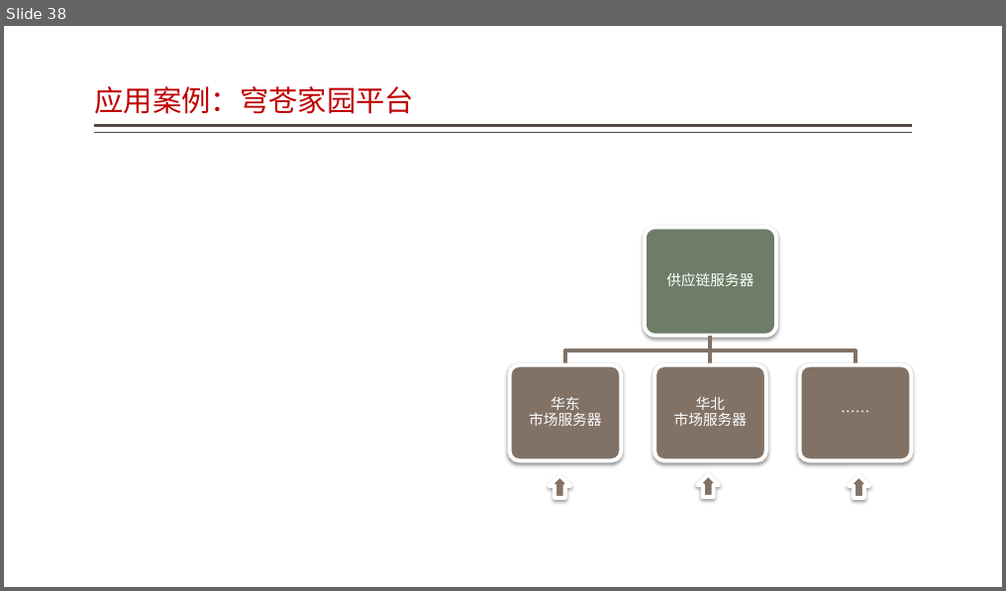
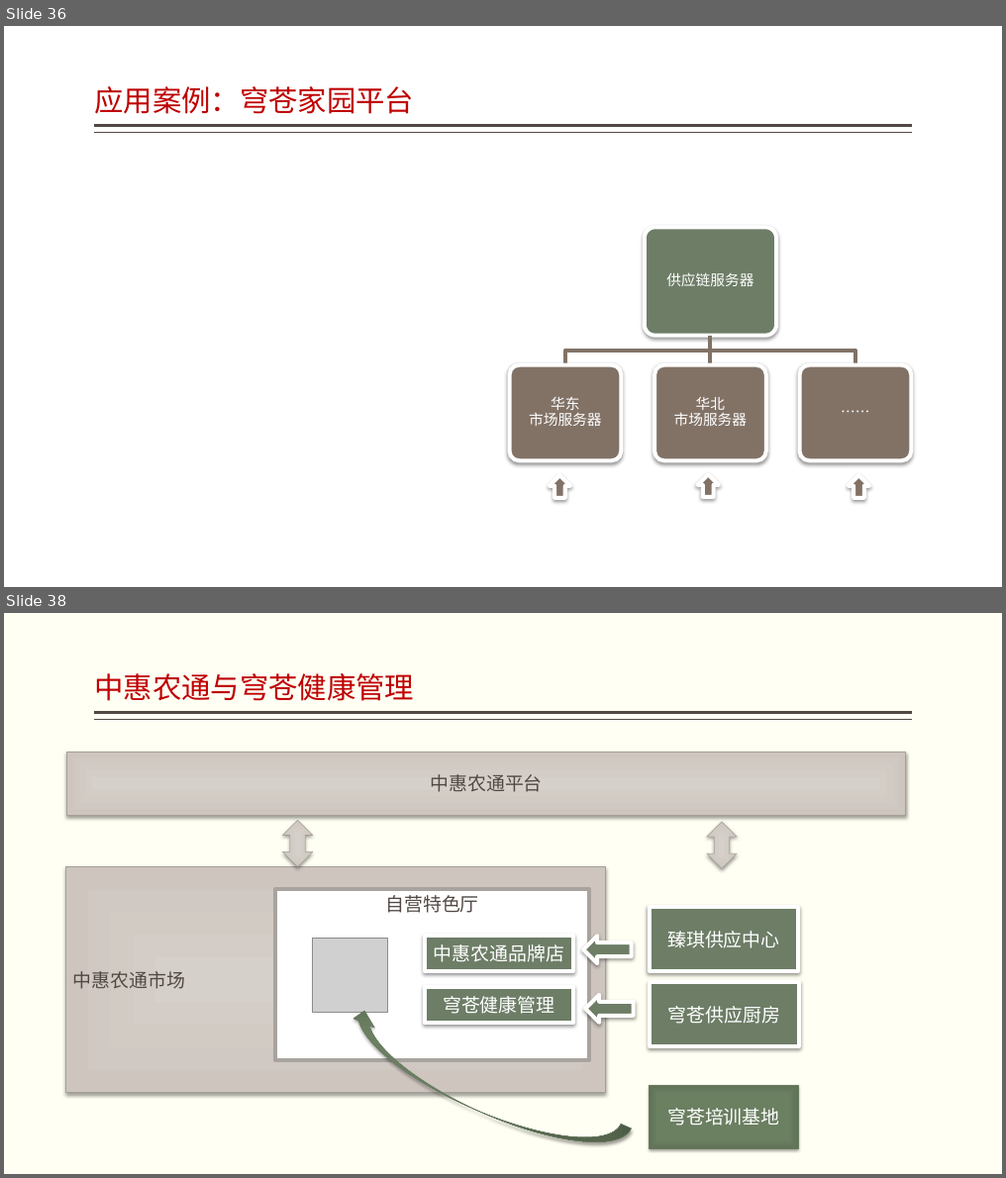
Before and after one commit to jzgi/chainsmart, a slide deck: Docs/品链应用参考设计.pptx. Shown one above the other, each under a label of ours: slide 38 before the commit, slides 36 and 38 after it; the slides between them are not shown. The pictures are 1006x591 and 1006x1178 pixels, drawn with LibreOffice and Linux fonts; fonts in the diff are those of the drawing; grey boxes stand for pictures. Boxes give left, top, right and bottom in pixels: in the first picture for what was removed or moved away, otherwise in the second. Text is boxed around its words. In the diff, an @@ line names an element or a change of style, - is before the commit and + after.

```diff
--- a/Docs/品链应用参考设计.pptx
+++ b/Docs/品链应用参考设计.pptx
@@ slide 38 added at [4, 613, 1002, 1174], background #FFFFF3; not listed: 2 template elements that a slide beside it also shows @@
@@ title added at [94, 673, 414, 701], 28 pt, text #BF0102 @@
+中惠农通与穹苍健康管理
@@ rectangle added at [67, 752, 905, 815], fill gradient #D7D0CA to #CFC7BF, outline #A59F9A 0.5 pt, 18 pt, text #514843 @@
+中惠农通平台
@@ up down arrow added at [282, 820, 313, 867], fill gradient #D7D0CA to #CFC7BF, outline #A59F9A 0.5 pt @@
@@ up down arrow added at [707, 822, 737, 869], fill gradient #D7D0CA to #CFC7BF, outline #A59F9A 0.5 pt @@
@@ rectangle added at [65, 867, 605, 1093], fill gradient #D7D0CA to #CFC7BF, outline #A59F9A 0.5 pt, 18 pt, text #514843 @@
+中惠农通市场
@@ rectangle added at [275, 889, 589, 1061], fill #FFFFFF, outline #A8A39E 3.78 pt, 18 pt, text #514843 @@
+自营特色厅
@@ rectangle added at [649, 908, 798, 971], fill #6D7D66, outline #FFFFFF 3.82 pt, 18 pt, text #FFFFFF @@
+臻琪供应中心
@@ picture added at [313, 938, 387, 1013] @@
@@ rectangle added at [425, 936, 573, 970], fill #6D7D66, outline #FFFFFF 3.82 pt, 18 pt, text #FFFFFF @@
+中惠农通品牌店
@@ left arrow added at [583, 936, 632, 963], fill #6D7D66, outline #FFFFFF 3.82 pt @@
@@ rectangle added at [425, 987, 573, 1023], fill #6D7D66, outline #FFFFFF 3.82 pt, 18 pt, text #FFFFFF @@
+穹苍健康管理
@@ left arrow added at [586, 995, 634, 1023], fill #6D7D66, outline #FFFFFF 3.82 pt @@
@@ rectangle added at [650, 983, 799, 1047], fill #6D7D66, outline #FFFFFF 3.82 pt, 18 pt, text #FFFFFF @@
+穹苍供应厨房
@@ curved left arrow added at [336, 1007, 632, 1170], fill gradient #6B8162 to #6A8061 to #5F7256, outline #6A7B63 0.5 pt @@
@@ rectangle added at [649, 1085, 798, 1149], fill gradient #6B8162 to #6A8061 to #5F7256, outline #6A7B63 0.5 pt, 18 pt, text #FFFFFF @@
+穹苍培训基地
@@ what was slide 38 is now slide 36 @@
```
Also in this commit, not shown: 3 slides changed, 1 other slide added, 2 slides removed, 24 other files.
